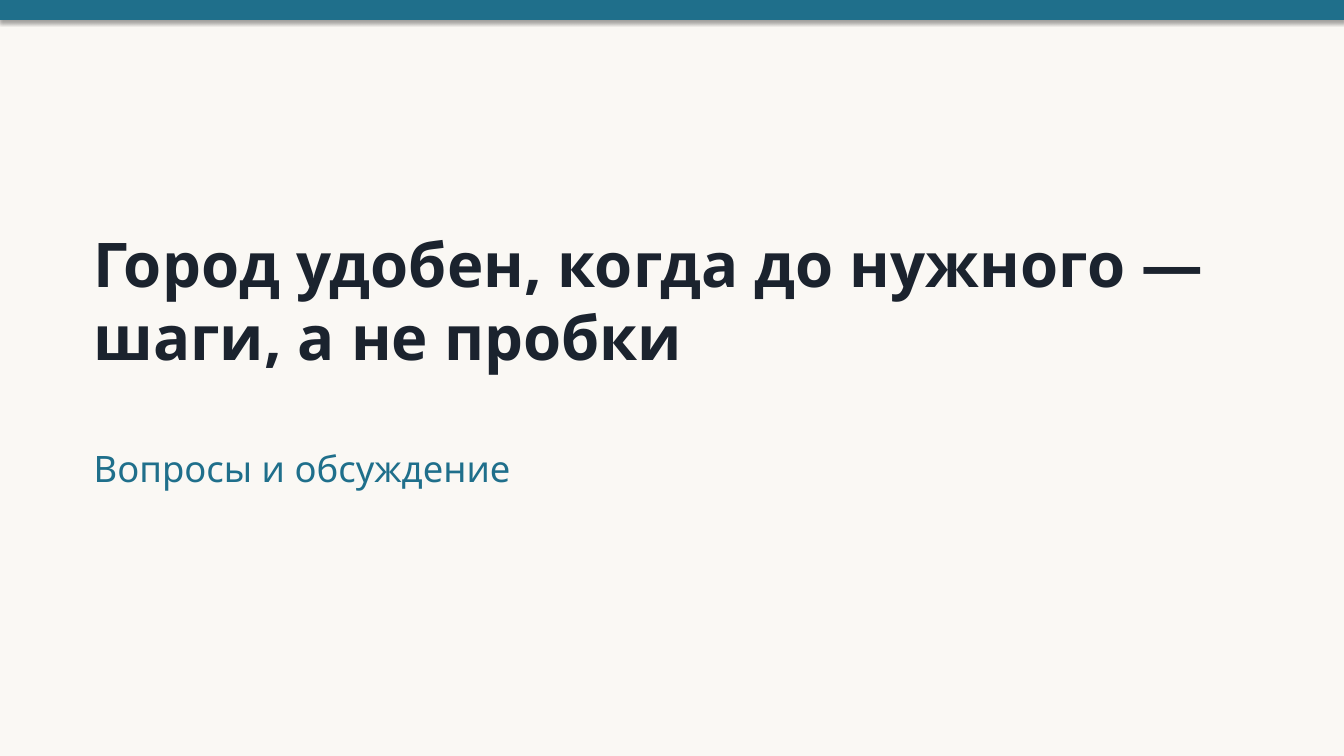
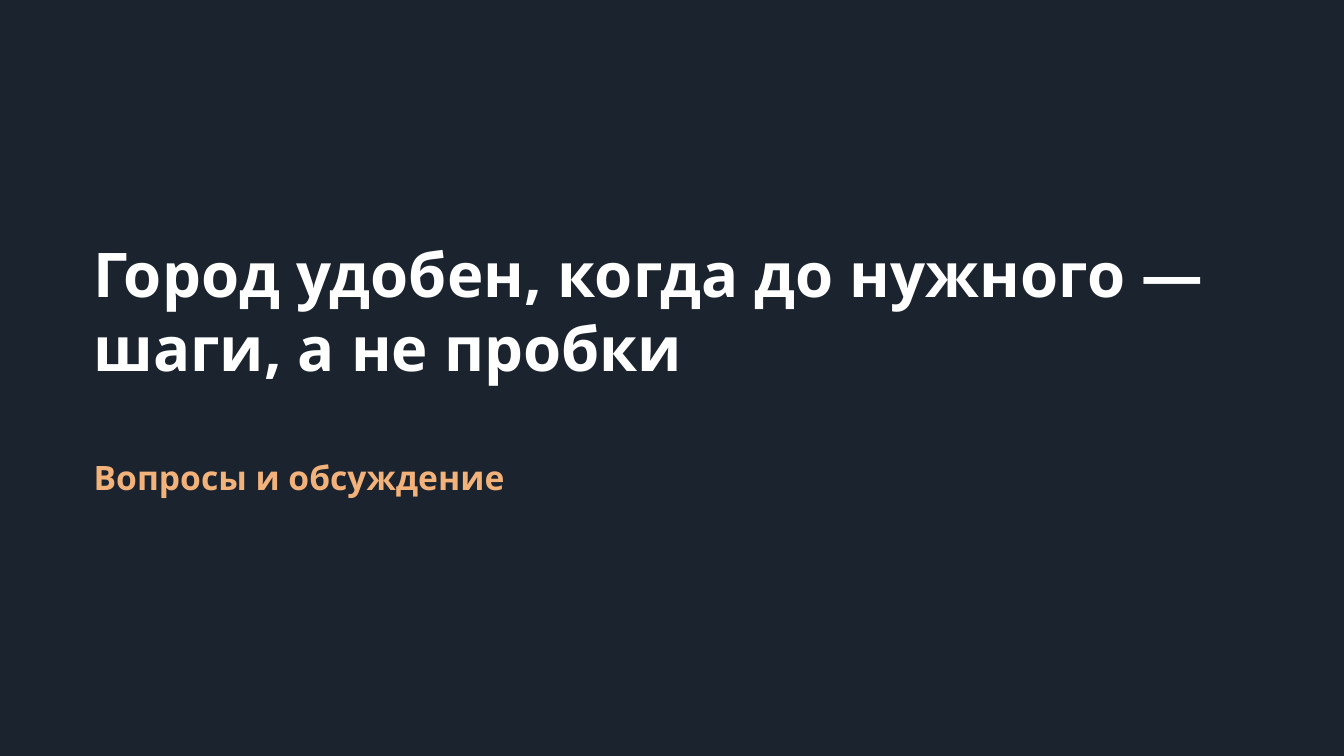
Before and after one commit to veracerkof-debug/deixis-app, a slide deck: slide 5 of android/phone/src/main/assets/demo/Лекция. Город 15 минут.pptx. Drawn at 1344x756 pixels with LibreOffice and Linux fonts; fonts in the diff are those of the drawing; background and template pictures are left out. Boxes give left, top, right and bottom in pixels: in the first picture for what was removed or moved away, otherwise in the second. Text is boxed around its words. In the diff, an @@ line names an element or a change of style, - is before the commit and + after.

```diff
--- a/android/phone/src/main/assets/demo/Лекция. Город 15 минут.pptx
+++ b/android/phone/src/main/assets/demo/Лекция. Город 15 минут.pptx
@@ background #FAF8F4 to picture (left out) @@
@@ rectangle removed at (0,0,1344,20) @@
@@ text "Город удобен, когда до нужного ...": place and size @@
-text "Город удобен, когда до нужного ..." at (94,240,1125,375)
+text "Город удобен, когда до нужного ..." at (94,250,1125,386)
@@ text "Город удобен, когда до нужного ..." at (94,250,1125,386): text colour #1B232E to #FFFFFF @@
@@ text "Вопросы и обсуждение": place and size @@
-text "Вопросы и обсуждение" at (94,454,511,491)
+text "Вопросы и обсуждение" at (94,464,504,498)
@@ text "Вопросы и обсуждение" at (94,464,504,498): size 26 to 24 pt, text colour #1F6F8B to #F2B27A, bold on @@
```
Also in this commit, not shown: 4 other slides changed, 28 other files.
